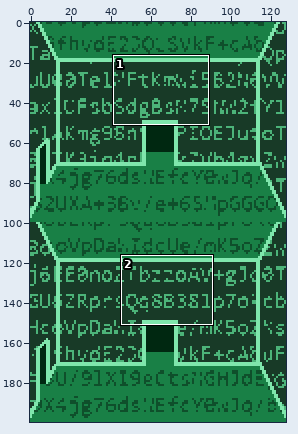
Two states of a sprite sheet, public/assets/salas/r17SalaCrypto.png. The picture above shows the old version from afar; the outline marks the close-up.
Close-up. Old version:
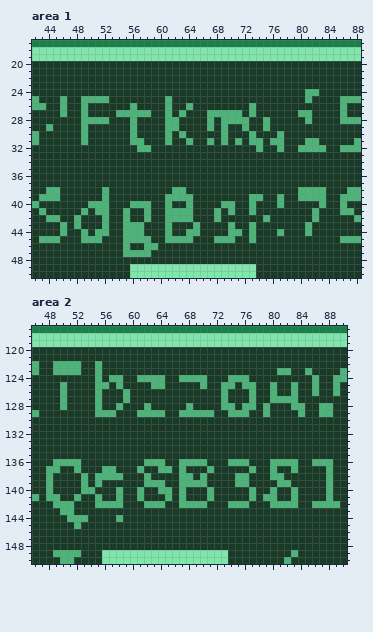
The file is 128x200 pixels. Shown: area 1: x 42..88, y 17..50; area 2: x 46..90, y 117..150.
The same view after the edit:
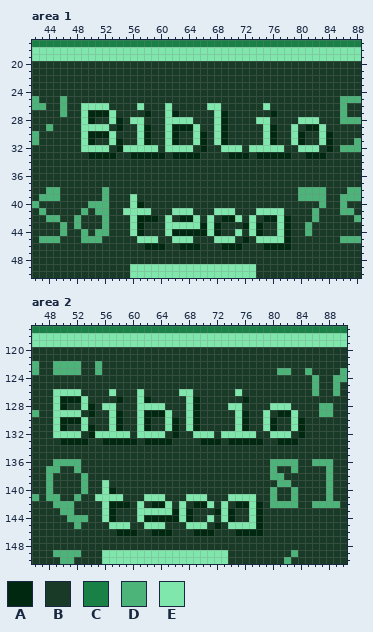
Palette (. is transparent): A #002811  B #183a27  C #198046  D #4cb379  E #7fe6ac
Changes in this commit:
Changed rows in their new state; - is an unchanged pixel.
Area 1:
first column x 49:
24 --------------------------------BB--
25 BBBB--------B-------------------B---
26 EEEE---BE---E--B--EE----B-E---------
27 EAAAEBBBBA--EAB---BEABB-B--A---BB---
28 EABBEA-EE---EEEE--BEABBB-EE----EEE--
29 EEEE-A-BEA--EAAAE-BEA--B--EA--E-AAE-
30 EAAAE--BEA--EAB-EA-EA---B-EAB-EA--EA
31 EA--EA-BEA--EA-BEABEA-B-BBEAB-EABBEA
32 EEEE-AEEEEE-EEEE-A--EEE-EEEEE--EEEBA
33 -AAAA--AAAAA-AAAA----AAA-AAAAA--AAA-
first column x 55:
38 -------BB---------------
39 -E----BBBB--------BB--B-
40 -EAB--B--B----BB--B---B-
41 EEEE--BEEE---EEE--BEEEE-
42 BEAAA-EBAAE-EBAAE-E-AAEA
43 BEA---EEEEEAEA-B-AEA--EA
44 BEA---EAAAAAEA-BE-EA--EA
45 BBEEE-BEEE---EEE-ABEEEEA
46 B--AAA--AAA---AAA---AAAA
47 BBBB--------------------
Area 2:
first column x 49:
124 ------B-BB--BBBB--BBBB---BBB--------
125 -B----BB-B----BB-----B--BB-BB--B--B-
126 EEEE--B-E-B-E-----EE----B-E-B--B--B-
127 EAAAE-B--AB-EA-----EA---B--AB--BBBB-
128 EA--EABEEB--EEEE---EA---BEEBB-BEEEBB
129 EEEE-ABBEA--EAAAE-BEABB--BEA--E-AAEB
130 EAAAE---EA--EA--EA-EA-----EA--EA--EA
131 EA--EA--EA--EA--EA-EA-----EA--EA--EA
132 EEEE-AEEEEE-EEEE-A--EEE-EEEEE--EEE-A
133 -AAAA--AAAAA-AAAA----AAA-AAAAA--AAA-
136 -------------BBB--BBBB---BBB--------
137 -------BB---B--BB-B---B-----B-------
138 ------BBBB---B----BB-B----BB--------
139 ------BE-----BBB--BBBB----BB--------
140 -----B-EAB--B--BB-B---B-----B-------
141 ------EEEE--BEEEB-BEEEB--EEEE-B-----
142 ------BEAAA-EBAAE-EBAAE-EBAAEA------
143 -------EA---EEEEEAEA---AEA--EA------
144 -------EAB--EAAAAAEA--E-EA--EA------
145 --------EEE--EEE---EEE-A-EEEEA------
146 ---------AAA--AAA---AAA---AAAA------
Boxes around the changes in both close-ups, in picture pixels (x1, y1, x2, y2):
changed: (81, 89, 333, 159)
changed: (123, 187, 291, 257)
changed: (53, 375, 305, 536)
